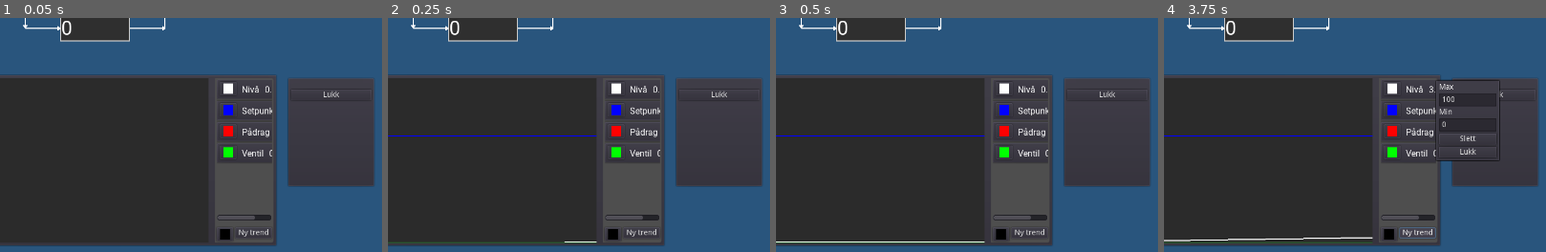
Above: before the commit, frames 1-4 (left to right).
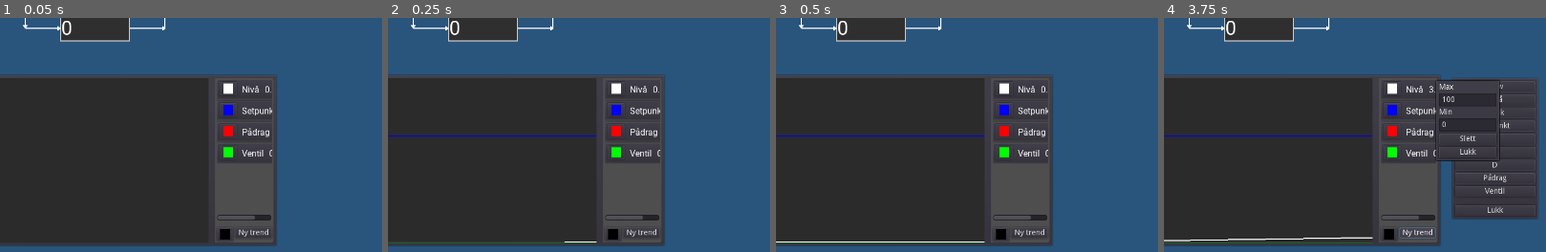
Above: after the commit, the same moments.

Repository: Keroflux/PIDsimulator
Game: Godot game, scene res://PIDsim.tscn
The game is run twice, just before and just after one commit, with the same random seed, the same clock (stepped at 60 frames per second) and the same inputs.
Inputs (mouse positions are % of the whole screen's width and height, from its top left):
- Up to frame 1 (0.05 s): no input
- Up to frame 2 (0.25 s): no input
- Up to frame 3 (0.5 s): no input
- Up to frame 4 (3.75 s): click (70, 65) at 0.5 s; click (70, 70) at 1.27 s; click (70, 74) at 2.02 s; click (70, 79) at 2.77 s; click "Ny trend" at 3.5 s
The pictures show only the part of the screen within x 36-86%, y 50-100%; the shares and areas given below are measured in that part.

The runs differ from the first frame. In frame 1, 11% of the frame differs, in the area x 75-98%, y 25-73%; in frame 2, 11%; in frame 3, 11%; in frame 4, 3.5%.

Commit message:
mer trend

Diff:
--- a/Trend.gd
+++ b/Trend.gd
@@ -37,8 +37,9 @@
 	var t = trend_line.instance()
 	var l = trend_label.instance()
 	t.data_source = data_point
+	t.default_color = random_color()
 	l.data_source = data_point
-#	l.get_child(0).get_child(0).color = trend_color[i]
+	l.get_child(0).get_child(0).color = t.default_color
 	l.get_child(0).get_child(0).connect("color_changed", t, "change_color")
 	l.get_node("Config/VBoxContainer/Max").connect("text_entered", t, "change_max")
 	l.get_node("Config/VBoxContainer/Min").connect("text_entered", t, "change_min")
@@ -49,6 +50,15 @@
 	$PanelContainer2/HSplitContainer/Trend/TrendLines.add_child(t)
 	label_panel.add_child(l)
 	get_node("Timer").connect("timeout", t, "_on_Timer_timeout")
+
+
+func random_color() -> Color:
+	var r = rand_range(0.0, 1.0)
+	var g = rand_range(0.0, 1.0)
+	var b = rand_range(0.0, 1.0)
+	var c = Color(r, g, b)
+
+	return c
 
 
 func remove_trend(trend, label):
--- a/Trend.tscn
+++ b/Trend.tscn
@@ -87,6 +87,7 @@
 text = "Ny trend"
 
 [node name="PanelContainer" type="PanelContainer" parent="."]
+visible = false
 margin_left = 778.0
 margin_top = 6.0
 margin_right = 939.0
